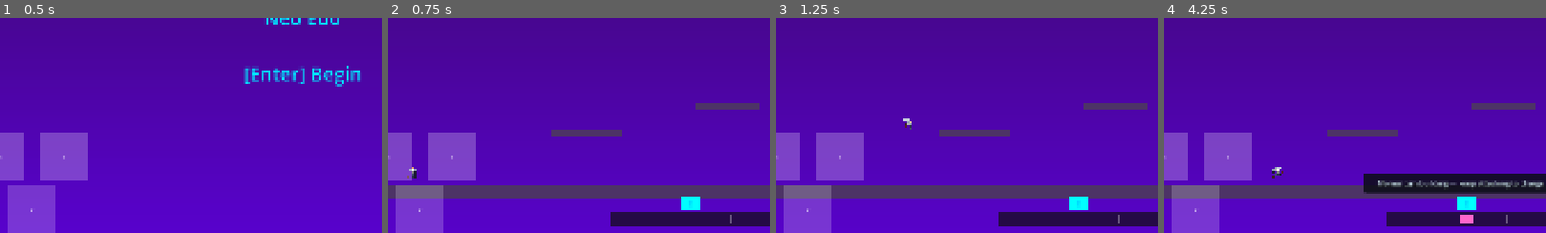
Above: before the commit, frames 1-4 (left to right).
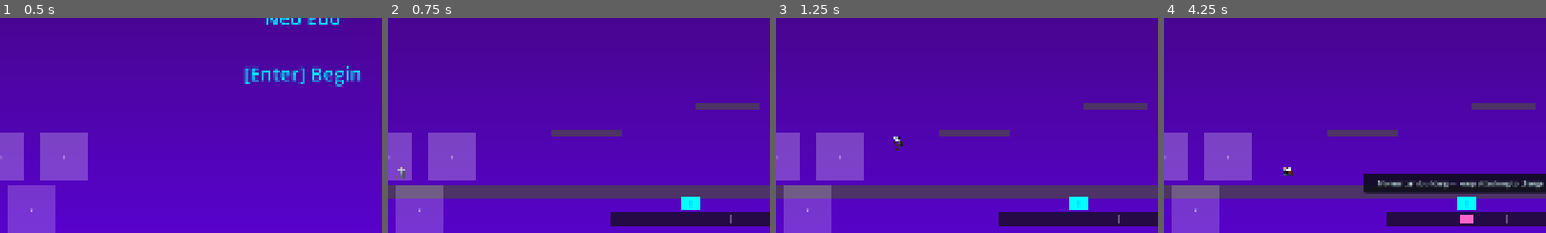
Above: after the commit, the same moments.

Repository: adbarc92/wolf-zero
Game: Godot game, scene res://scenes/main/main.tscn
Two runs of this game, one before a commit and one after it. Both use one fixed random seed, a clock stepped at 60 frames per second and the inputs below.
Inputs (mouse positions are % of the whole screen's width and height, from its top left):
- Up to frame 1 (0.5 s): no input
- Up to frame 2 (0.75 s): tap Enter (ui_accept) at 0.5 s; move the mouse to (72, 45) at 0.52 s; hold D (move_right) from 0.53 s (still down); hold S (crouch) from 0.53 s (still down); click (72, 45) at 0.67 s
- Up to frame 3 (1.25 s): keep holding D (move_right); keep holding S (crouch); tap Space (jump) at 0.77, 1.07 s; tap C (dash) at 0.8 s
- Up to frame 4 (4.25 s): release D (move_right) at 1.25 s; release S (crouch) at 1.25 s; tap Enter (ui_accept) at 1.25, 2.75 s; drag from (30, 55) to (45, 70) at 1.27 s; tap R (restart) at 2, 3.5 s; move the mouse to (60, 28) at 2.02 s; hold D (move_right) 2.03-2.75 s; hold L (parry) 2.03-2.75 s; tap Shift (dodge) at 2.1 s; drag from (45, 70) to (20, 35) at 2.77 s; move the mouse to (80, 65) at 3.52 s; hold A (move_left) from 3.53 s (still down); hold Space (jump) from 3.53 s (still down); tap S (crouch) at 3.8 s
The pictures show only the part of the screen within x 10-60%, y 50-100%; the shares and areas given below are measured in that part.

Frame 1 is identical in both runs. In frame 2, 0.1% of the frame differs, in the area x 2-8%, y 69-75%; in frame 3, 0.2%; in frame 4, 0.2%, in the area x 28-34%, y 69-75%.

Commit message:
Revert "feat(movement): X-style snappier movement and dash-jump"

Diff:
--- a/scripts/ecs/components.gd
+++ b/scripts/ecs/components.gd
@@ -198,16 +198,9 @@
 		"has_grapple": false,
 		"has_air_dash": false,
 		"dash_cooldown": 0.0,
-		# Time re-armed onto dash_cooldown after a dash. The player overrides this
-		# to a near-zero value so dash reads as a movement verb, not a resource.
-		"dash_cooldown_time": 0.6,
 		"dash_duration": 0.2,
 		"dash_speed": 800.0,
 		"is_dashing": false,
-		# Set when a jump leaves the ground mid-dash. While true, MovementSystem
-		# preserves the dash's horizontal speed for the arc instead of clamping
-		# back to max_speed. Cleared on landing or on steering the other way.
-		"dash_jumping": false,
 		"is_sliding": false,
 		"slide_timer": 0.0,
 		"slide_duration": 0.35,
--- a/scripts/ecs/systems/jump_system.gd
+++ b/scripts/ecs/systems/jump_system.gd
@@ -62,14 +62,6 @@
 	vel.y = platformer.jump_force
 	platformer.is_jumping = true
 
-	# Dash-jump: jumping out of a dash ends the dash but hands its horizontal
-	# speed to the jump arc, which MovementSystem then preserves. This runs
-	# before MovementSystem in the system order, so the dash branch there is
-	# already skipped on this frame and vel.y survives.
-	if platformer.get("is_dashing", false):
-		platformer.is_dashing = false
-		platformer.dash_jumping = true
-
 	# Consume a jump if in air
 	var collision = get_component(entity_id, "collision")
 	if collision and not collision.on_ground:
--- a/scripts/ecs/systems/movement_system.gd
+++ b/scripts/ecs/systems/movement_system.gd
@@ -55,21 +55,12 @@
 				and not platformer.is_sliding:
 			platformer.is_dashing = true
 			platformer.dash_duration = 0.2
-			platformer.dash_cooldown = platformer.get("dash_cooldown_time", 0.6)
+			platformer.dash_cooldown = 0.6
 
-		# Dashing overrides horizontal speed, but gravity still applies so a dash
-		# off a ledge falls instead of hovering — and so the dash can be jumped
-		# out of (JumpSystem converts that into dash_jumping).
+		# Skip if dashing
 		if platformer and platformer.is_dashing:
 			_apply_dash_movement(entity_id, pos, vel, platformer, input, delta)
-			_apply_gravity(vel, platformer, collision, delta)
 			continue
-
-		# A dash-jump keeps its speed until the player lands or steers away.
-		var dash_jumping: bool = platformer != null and platformer.get("dash_jumping", false)
-		if dash_jumping and dash_jump_is_over(vel, input, collision):
-			platformer.dash_jumping = false
-			dash_jumping = false
 
 		# Apply input-based horizontal movement (crouch slows you while grounded)
 		if input:
@@ -79,7 +70,7 @@
 			var pc = get_component(entity_id, "parry")
 			if pc and pc.get("is_blocking", false) and collision and collision.on_ground:
 				move_scale = 0.15
-			_apply_input_movement(vel, input, delta, move_scale, dash_jumping)
+			_apply_input_movement(vel, input, delta, move_scale)
 
 		# Apply gravity
 		if platformer:
@@ -90,9 +81,8 @@
 			var climbing: bool = input != null and input.jump_pressed and platformer.wall_run_timer > 0.0
 			vel.y = wall_adjust_velocity_y(vel.y, true, climbing, 120.0)
 
-		# Apply friction when no input. A dash-jump is exempt: releasing the
-		# stick mid-arc should coast, the way it does in X, not brake.
-		if input and input.move_direction == 0 and not dash_jumping:
+		# Apply friction when no input
+		if input and input.move_direction == 0:
 			_apply_friction(vel, delta)
 
 
@@ -106,33 +96,14 @@
 	return min(vy, slide_speed)
 
 
-## A dash-jump ends on landing, or when the player steers against the direction
-## the dash carried them. Releasing the stick does not end it - that coasts.
-static func dash_jump_is_over(vel: Dictionary, input: Dictionary, collision: Dictionary) -> bool:
-	# Grounded AND no longer rising. On the frame the jump fires, the entity is
-	# still flagged on_ground - PhysicsSyncSystem refreshes that later in the
-	# system order - so without the vel.y check a dash-jump would end on the
-	# very frame it began.
-	if collision and collision.on_ground and vel.y >= 0.0:
-		return true
-	if input and input.move_direction != 0 and vel.x != 0.0:
-		return sign(input.move_direction) != sign(vel.x)
-	return false
-
-
-## preserve_speed keeps an already-faster vel.x instead of clamping it back to
-## max_speed, which is what lets a dash-jump hold dash speed through the arc.
-func _apply_input_movement(
-	vel: Dictionary, input: Dictionary, delta: float,
-	speed_scale: float = 1.0, preserve_speed: bool = false
-) -> void:
+func _apply_input_movement(vel: Dictionary, input: Dictionary, delta: float, speed_scale: float = 1.0) -> void:
 	var target_speed = input.move_direction * vel.max_speed * speed_scale
 
 	if input.move_direction != 0:
 		# Accelerate toward target speed
 		if abs(vel.x) < abs(target_speed):
 			vel.x = move_toward(vel.x, target_speed, vel.acceleration * delta)
-		elif not preserve_speed:
+		else:
 			vel.x = target_speed
 
 
@@ -171,8 +142,7 @@
 	var input = get_component(entity_id, "input_state")
 	var direction = input.facing if input else 1
 	vel.x = direction * platformer.dash_speed
-	# vel.y is deliberately left alone: the caller applies gravity, so a dash can
-	# be jumped out of and a dash off a ledge falls rather than hovering.
+	vel.y = 0  # No vertical movement during dash
 
 
 func _update_platformer_timers(platformer: Dictionary, collision: Dictionary, delta: float) -> void:
--- a/scripts/main/main.gd
+++ b/scripts/main/main.gd
@@ -247,15 +247,6 @@
 	platformer.has_grapple = GameState.player_data.has_grapple
 	platformer.has_air_dash = GameState.player_data.has_air_dash
 	platformer.has_dash = true  # Slice grants dash (P0)
-
-	# Mega Man X-style responsiveness, applied to the player only: the shared
-	# component defaults stay slower so enemies still ramp up and coast, which is
-	# what makes them readable. Ground movement here reaches speed and stops in
-	# about a frame, and dash re-arms almost immediately so it can be chained.
-	var vel = ECS.get_component(entity_id, "velocity")
-	vel.acceleration = 8000.0
-	vel.friction = 6000.0
-	platformer.dash_cooldown_time = 0.05
 
 	# Apply echo upgrades
 	var echo_data = ECS.get_component(entity_id, "echo_data")
--- a/test/unit/test_dash_jump.gd
+++ /dev/null
@@ -1,214 +0,0 @@
-extends GutTest
-## Dash-jump: jumping out of a dash hands the dash's horizontal speed to the
-## jump arc, Mega Man X style, instead of clamping back to run speed.
-##
-## Systems are stepped by hand in registration order (Jump before Movement),
-## which is the order main.gd registers them in and which the mechanic relies on.
-
-var ECSScript = preload("res://scripts/ecs/ecs.gd")
-
-const FRAME := 1.0 / 60.0
-
-var ecs
-var jump_system: JumpSystem
-var move_system: MovementSystem
-var entity: int
-
-
-func before_each():
-	ecs = ECSScript.new()
-	autofree(ecs)
-	jump_system = JumpSystem.new()
-	jump_system.ecs = ecs
-	move_system = MovementSystem.new()
-	move_system.ecs = ecs
-
-	entity = ecs.create_entity()
-	ecs.add_component(entity, "position", Components.position(0, 0))
-	ecs.add_component(entity, "velocity", Components.velocity())
-	var col = Components.collision()
-	col.on_ground = true
-	ecs.add_component(entity, "collision", col)
-	var plat = Components.platformer(-650)
-	plat.has_dash = true
-	ecs.add_component(entity, "platformer", plat)
-	var input = Components.input_state()
-	input.facing = 1
-	ecs.add_component(entity, "input_state", input)
-
-
-func _tick() -> void:
-	jump_system.process(FRAME)
-	move_system.process(FRAME)
-
-
-func _plat() -> Dictionary:
-	return ecs.get_component(entity, "platformer")
-
-
-func _vel() -> Dictionary:
-	return ecs.get_component(entity, "velocity")
-
-
-func _in_state() -> Dictionary:
-	return ecs.get_component(entity, "input_state")
-
-
-func _collision() -> Dictionary:
-	return ecs.get_component(entity, "collision")
-
-
-## Dash on the ground, then leave the ground with a jump.
-func _dash_then_jump() -> void:
-	_in_state().dash_pressed = true
-	_in_state().move_direction = 1.0
-	_tick()
-	assert_true(_plat().is_dashing, "precondition: the dash started")
-
-	_in_state().jump_just_pressed = true
-	_tick()
-	_in_state().jump_just_pressed = false
-	_collision().on_ground = false
-
-
-## Tick until gravity has turned the jump around, so the entity is descending
-## the way it would be on a real landing frame.
-func _fall_until_descending() -> void:
-	for _i in range(60):
-		if _vel().y > 0.0:
-			return
-		_tick()
-	fail_test("never started descending")
-
-
-# =============================================================================
-# ENTERING A DASH-JUMP
-# =============================================================================
-
-func test_jumping_mid_dash_converts_the_dash_into_a_dash_jump():
-	_dash_then_jump()
-
-	assert_false(_plat().is_dashing, "the dash itself is over")
-	assert_true(_plat().dash_jumping, "and became a dash-jump")
-
-
-func test_dash_jump_leaves_the_ground():
-	_dash_then_jump()
-	assert_lt(_vel().y, 0.0, "jump velocity survived the dash branch")
-
-
-func test_dash_jump_keeps_dash_speed_rather_than_run_speed():
-	_dash_then_jump()
-	var vel = _vel()
-
-	_in_state().move_direction = 1.0
-	for _i in range(10):
-		_tick()
-
-	assert_almost_eq(vel.x, _plat().dash_speed, 1.0,
-		"horizontal speed stays at dash speed through the arc")
-	assert_gt(vel.x, vel.max_speed, "and is faster than a normal run")
-
-
-func test_a_plain_jump_does_not_start_a_dash_jump():
-	_in_state().jump_just_pressed = true
-	_tick()
-
-	assert_false(_plat().dash_jumping, "no dash was in progress")
-
-
-# =============================================================================
-# ENDING A DASH-JUMP
-# =============================================================================
-
-func test_landing_ends_the_dash_jump():
-	_dash_then_jump()
-	_in_state().move_direction = 1.0
-	_fall_until_descending()
-	assert_true(_plat().dash_jumping, "airborne, still carrying speed")
-
-	_collision().on_ground = true
-	_tick()
-
-	assert_false(_plat().dash_jumping, "landing ends it")
-
-
-func test_speed_returns_to_normal_after_landing():
-	_dash_then_jump()
-	_in_state().move_direction = 1.0
-	_fall_until_descending()
-
-	_collision().on_ground = true
-	for _i in range(20):
-		_tick()
-
-	var vel = _vel()
-	assert_almost_eq(vel.x, vel.max_speed, 1.0, "back to ordinary run speed")
-
-
-func test_steering_the_other_way_ends_the_dash_jump():
-	_dash_then_jump()
-	_in_state().move_direction = 1.0
-	_tick()
-
-	_in_state().move_direction = -1.0
-	_tick()
-
-	assert_false(_plat().dash_jumping, "reversing gives up the momentum")
-
-
-func test_releasing_the_stick_coasts_instead_of_braking():
-	# In X you keep your dash-jump momentum with the stick neutral; only landing
-	# or actively steering back gives it up.
-	_dash_then_jump()
-	_in_state().move_direction = 0.0
-
-	for _i in range(10):
-		_tick()
-
-	assert_true(_plat().dash_jumping, "still dash-jumping with no input")
-	assert_almost_eq(_vel().x, _plat().dash_speed, 1.0, "friction did not bleed it off")
-
-
-# =============================================================================
-# DASH NO LONGER SUPPRESSES GRAVITY
-# =============================================================================
-
-func test_dashing_off_a_ledge_falls():
-	_in_state().dash_pressed = true
-	_in_state().move_direction = 1.0
-	_tick()
-	_collision().on_ground = false
-
-	for _i in range(5):
-		_tick()
-
-	assert_gt(_vel().y, 0.0, "a dash in mid-air is subject to gravity, not a hover")
-
-
-func test_grounded_dash_still_runs_at_dash_speed():
-	_in_state().dash_pressed = true
-	_in_state().move_direction = 1.0
-	_tick()
-
-	assert_true(_plat().is_dashing, "dashing")
-	assert_almost_eq(_vel().x, _plat().dash_speed, 1.0, "at dash speed")
-
-
-# =============================================================================
-# COOLDOWN IS DATA-DRIVEN
-# =============================================================================
-
-func test_dash_cooldown_comes_from_the_component():
-	_plat().dash_cooldown_time = 0.05
-	_in_state().dash_pressed = true
-	_in_state().move_direction = 1.0
-	_tick()
-
-	assert_almost_eq(_plat().dash_cooldown, 0.05, 0.001,
-		"the component value is used, not a hardcoded one")
-
-
-func test_default_dash_cooldown_is_unchanged_for_non_player_entities():
-	assert_almost_eq(Components.platformer().dash_cooldown_time, 0.6, 0.001,
-		"the shared default keeps the old timing; only the player is retuned")
